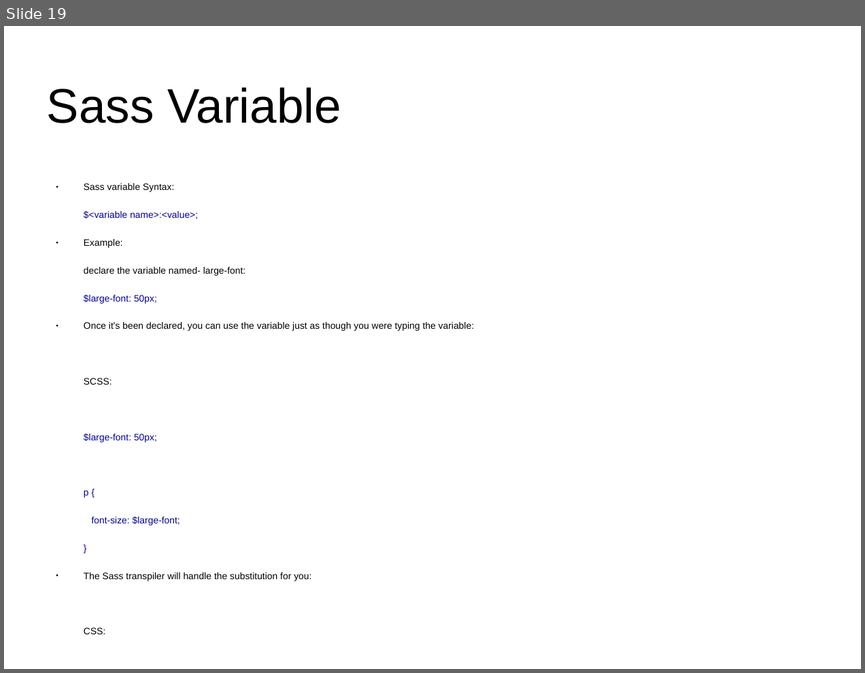
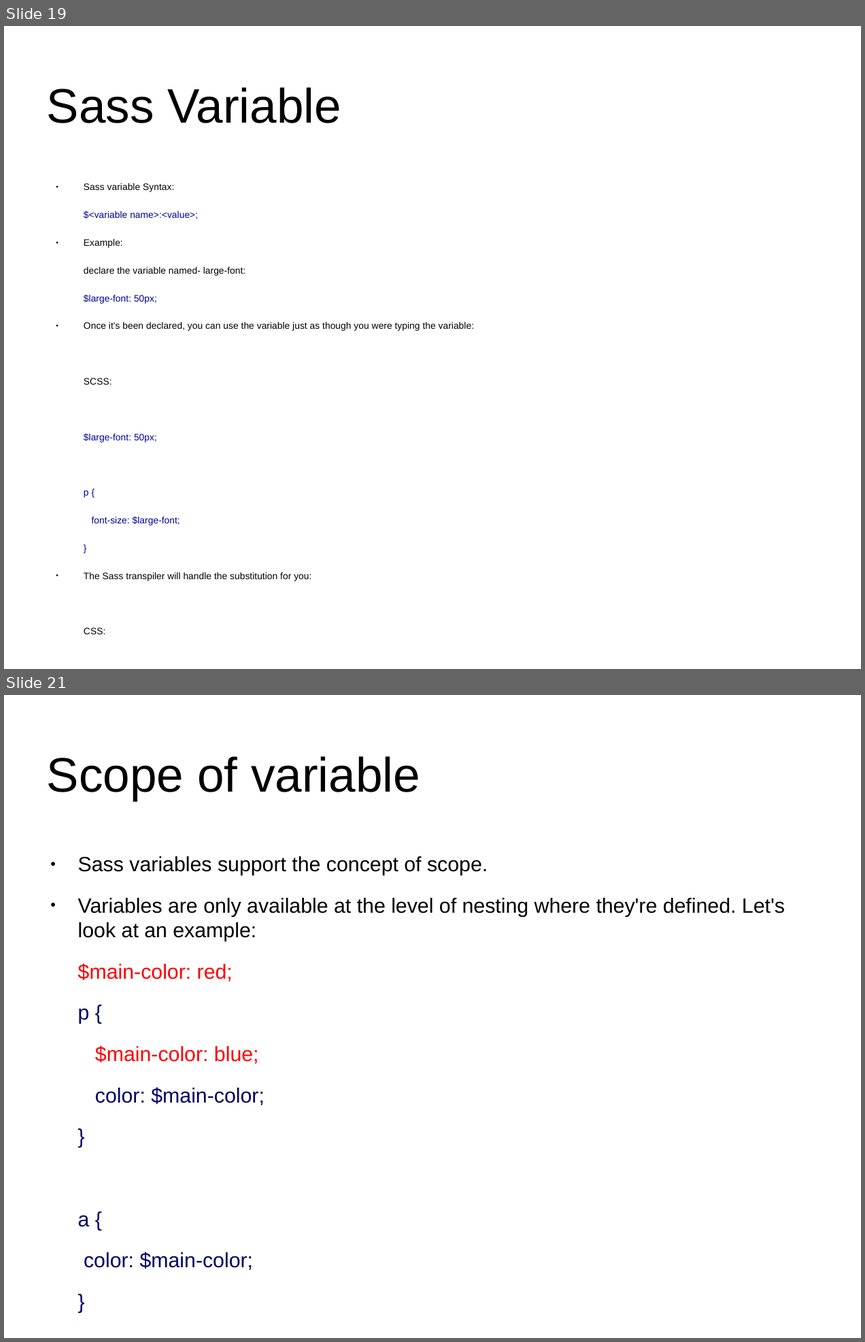
Before and after one commit to anumsh/SASS-Basics, a slide deck: SASS_basics.odp. Shown one above the other, each under a label of ours: slide 19 before the commit, slides 19 and 21 after it; the slides between them are not shown. The pictures are 865x673 and 865x1342 pixels, drawn with LibreOffice and Linux fonts; fonts in the diff are those of the drawing; background and template pictures are left out. Boxes give left, top, right and bottom in pixels: in the first picture for what was removed or moved away, otherwise in the second. Text is boxed around its words. In the diff, an @@ line names an element or a change of style, - is before the commit and + after.

Commit message:
feat: Sass Variable Scope

```diff
--- a/SASS_basics.odp
+++ b/SASS_basics.odp
@@ slide 21 added at <box>4,695,861,1338</box>, background #FFFFFF @@
@@ title added at <box>47,756,420,800</box>, 44.8 pt, text #000000 @@
+Scope of variable
@@ text added at <box>78,856,785,1227</box>, 19.1 pt, text #000000 @@
+● Sass variables support the concept of scope.
+● Variables are only available at the level of nesting where they're defined. Let's look at an example:
+$main-color: red;
+p {
+$main-color: blue;
+color: $main-color;
+}
+a {
+color: $main-color;
+}
```
Also in this commit, not shown: 3 other slides added.
